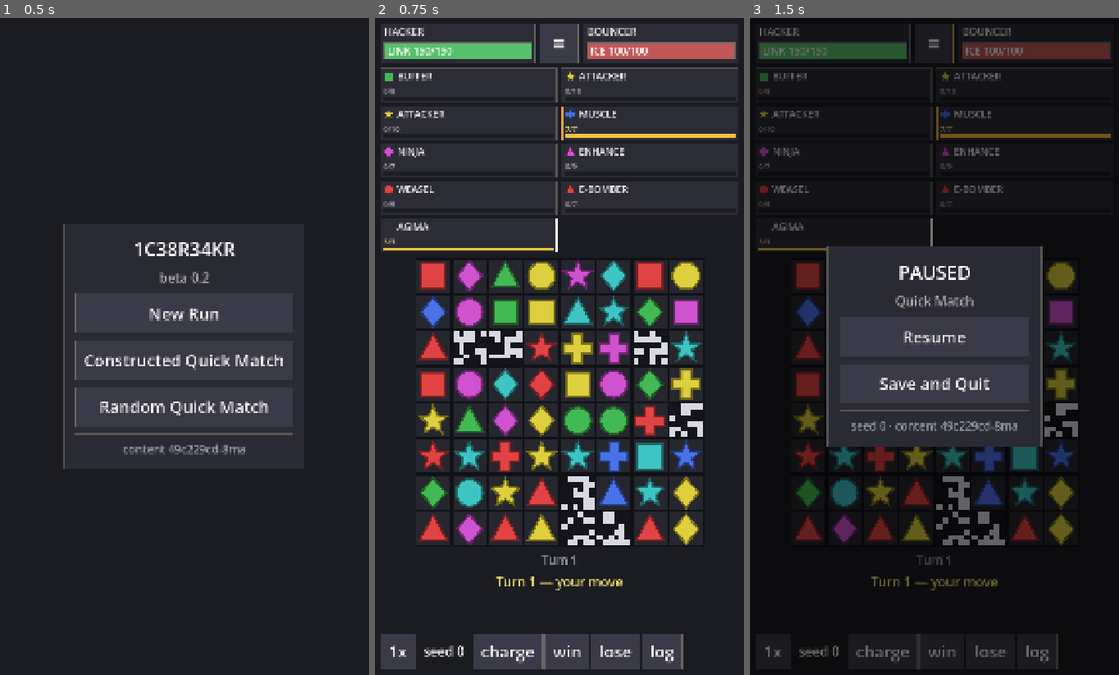
Above: before the commit, frames 1-3 (left to right).
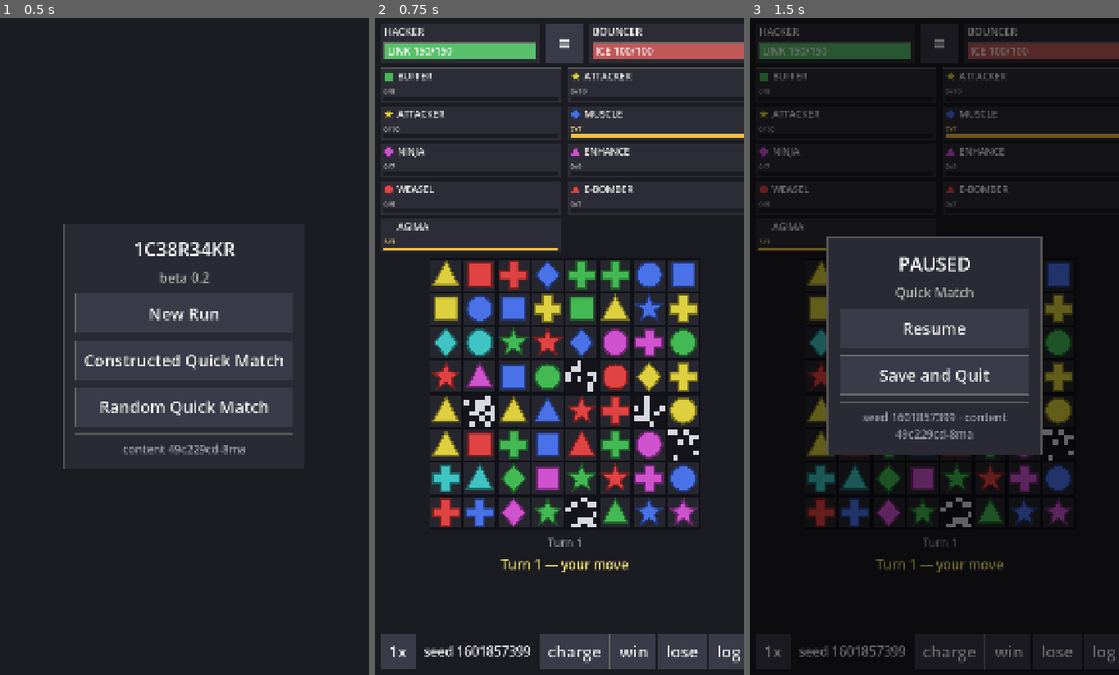
Above: after the commit, the same moments.

Repository: acpirate/1C38R34KR
Game: Godot game, scene res://scenes/main.tscn
The game is run twice, just before and just after one commit, with the same random seed, the same clock (stepped at 60 frames per second) and the same inputs.
Inputs:
- Up to frame 1 (0.5 s): no input
- Up to frame 2 (0.75 s): click "Random Quick Match" at 0.5 s
- Up to frame 3 (1.5 s): click "≡" at 1.25 s

Frame 1 is identical in both runs. In frame 2, 24% of the frame differs, in the area x 11-100%, y 0-100%; in frame 3, 16%.

Commit message:
Fix the two Beta 0.3 preflight issues for Phase A
F-001: the battle board no longer shifts on the first action. The board frame is the only vertically expanding child, so it absorbed the height that _turn_label and _message gained when they first got text. Both now reserve their final size up front, with the message height measured from the resolved theme font and its visible lines capped to match.

F-002: Quick Match and Run battles both draw a fresh gameplay seed instead of a fixed 0. The alpha passes no seed to either constructor. A pinned debug seed is now separate state from the seed in play, so Replay reproduces what was played, and the debug field starts empty because pre-filling it would silently re-pin the previous battle's seed.

The Random Quick Match record now carries setup_seed and gameplay_seed as separate fields; neither alone reproduces a match and merging them would recouple setup to gameplay randomness. Recorded as P-037 and P-038.

2908 headless tests pass, fast parity 150/150. Verified on the tablet: board top edge measured at y=670 before and after the status area grew, and the debug bar showed a random seed.

Co-Authored-By: Claude Opus 5 <noreply@anthropic.com>

Diff:
--- a/scenes/battle/battle_screen.gd
+++ b/scenes/battle/battle_screen.gd
@@ -50,6 +50,11 @@
 ## that happened was the only thing that happened.
 var _messages: Array[String] = []
 
+## How many scrollback lines are shown, and therefore how much vertical space is
+## reserved for them. One number so the trim in `_log` and the reserved height
+## cannot disagree — if they did, the board would start moving again (F-001).
+const MESSAGE_LINES := 4
+
 
 func setup(s: GameState) -> void:
 	state = s
@@ -157,6 +162,10 @@
 	_turn_label.horizontal_alignment = HORIZONTAL_ALIGNMENT_CENTER
 	_turn_label.add_theme_font_size_override("font_size", UiTheme.font_small())
 	_turn_label.add_theme_color_override("font_color", PacketStyle.TEXT_FAINT)
+	# F-001 — carry text from the start. An empty Label has no height, so the
+	# first render would otherwise GROW this row and steal the space from the
+	# board frame below, which is the only vertically expanding child.
+	_turn_label.text = "Turn 1"
 	root.add_child(_turn_label)
 
 	# A short scrollback rather than one overwritten line. A turn produces
@@ -166,11 +175,17 @@
 	_message = Label.new()
 	_message.horizontal_alignment = HORIZONTAL_ALIGNMENT_CENTER
 	_message.autowrap_mode = TextServer.AUTOWRAP_WORD_SMART
-	_message.custom_minimum_size.y = UiTheme.px(64)
 	_message.vertical_alignment = VERTICAL_ALIGNMENT_TOP
 	_message.add_theme_font_size_override("font_size", UiTheme.font_body())
 	_message.add_theme_color_override("font_color", PacketStyle.TEXT_STATUS)
+	# F-001 — the scrollback's height is FIXED at its full capacity rather than
+	# floored at a minimum. A minimum lets the label grow as lines accumulate,
+	# and every pixel it gains comes out of the board frame, which re-centres
+	# the Datastream inside its AspectRatioContainer. Capping the visible lines
+	# as well means overflow can never push past the reserved space either.
+	_message.max_lines_visible = MESSAGE_LINES
 	root.add_child(_message)
+	_message.custom_minimum_size.y = _reserved_message_height()
 
 	root.add_child(_build_debug_bar())
 
@@ -272,6 +287,21 @@
 	if _playing:
 		return
 	_pause_scrim.visible = not _pause_scrim.visible
+
+
+## The exact height `MESSAGE_LINES` of body text occupies, measured from the
+## resolved theme font rather than guessed from the font size — line height is
+## not the same as font size, and a guess that is close enough at one scale
+## stops being close enough at another.
+##
+## Falls back to a font-size multiple if the theme font cannot be resolved,
+## which keeps a headless or partially themed context from reserving nothing.
+func _reserved_message_height() -> int:
+	var size := UiTheme.font_body()
+	var font := _message.get_theme_font("font")
+	if font == null:
+		return int(size * 1.5) * MESSAGE_LINES
+	return font.get_height(size) * MESSAGE_LINES
 
 
 ## The safe area keeps status text and controls clear of a display cutout and
@@ -587,7 +617,7 @@
 ## Appends to the visible scrollback, keeping the most recent few lines.
 func _log(line: String) -> void:
 	_messages.append(line)
-	while _messages.size() > 4:
+	while _messages.size() > MESSAGE_LINES:
 		_messages.pop_front()
 	_message.text = "\n".join(_messages)
 
--- a/scenes/main.gd
+++ b/scenes/main.gd
@@ -25,7 +25,23 @@
 var _system_id := ""
 var _host_id := ""
 var _build: Array = []
-var _seed := 0
+
+## The gameplay seed of the battle IN PLAY. Recorded so Replay reproduces the
+## battle that was actually played rather than re-rolling a new one.
+var _gameplay_seed := 0
+
+## A seed the tester has PINNED through the debug field, or -1 for none.
+##
+## F-002: beta 0.1 used one `_seed` field initialised to 0 for both purposes, so
+## every battle in a release build — where the debug field does not exist —
+## started on the same board forever. The alpha never passes a seed at all and
+## draws a fresh one per battle; this restores that, while keeping the pinned
+## seed available as the diagnostic it was meant to be.
+##
+## The field starts EMPTY. A blank field means "roll one"; only a typed value
+## pins. Pre-populating it with the current seed would silently re-pin whatever
+## the last battle used, which is the behaviour being fixed.
+var _seed_override := -1
 
 ## The build the Quick Match currently IN PLAY is using.
 ##
@@ -458,11 +474,17 @@
 		seed_label.text = "seed"
 		seed_row.add_child(seed_label)
 		var seed_field := LineEdit.new()
-		seed_field.text = str(_seed)
+		# EMPTY means "roll a fresh seed", and the placeholder shows what the
+		# last battle actually used so it can be typed back in to reproduce it.
+		# Pre-filling the field would re-pin that seed silently, which is the
+		# F-002 behaviour being fixed.
+		seed_field.text = ""
+		seed_field.placeholder_text = "random (last: %d)" % _gameplay_seed
 		seed_field.size_flags_horizontal = Control.SIZE_EXPAND_FILL
 		# Seed entry is the highest-leverage diagnostic: it makes a battle
 		# observed on the phone reproducible in the headless harness.
-		seed_field.text_changed.connect(func(t): _seed = int(t))
+		seed_field.text_changed.connect(func(t):
+			_seed_override = int(t) if t.strip_edges() != "" else -1)
 		seed_row.add_child(seed_field)
 		_root.add_child(seed_row)
 
@@ -577,17 +599,32 @@
 # Battle
 # ---------------------------------------------------------------------------
 
+## The gameplay seed for a NEWLY started battle: the pinned one if the tester
+## typed a value, otherwise a fresh draw.
+##
+## Deliberately its own source, unrelated to setup RNG. Setup randomness picks
+## identities; this picks the board, and §17 requires the two never to feed each
+## other.
+func _next_gameplay_seed() -> int:
+	if _seed_override >= 0:
+		return _seed_override
+	return int(Session.make_setup_random()["seed"])
+
+
 ## Starts a CONSTRUCTED Quick Match from the build currently on the Build screen.
 func _start_battle() -> void:
 	_qm_build = _build.duplicate()
+	_gameplay_seed = _next_gameplay_seed()
 	_replay_battle()
 
 
-## Replays the Quick Match in play — same identities, same build, whatever
-## `_seed` now says. Used by both result-screen exits, so neither can drift from
-## what was actually played.
+## Replays the Quick Match in play — the same identities, the same build, and
+## the same gameplay seed. Used by both result-screen exits, so neither can
+## drift from what was actually played.
 func _replay_battle() -> void:
-	_enter_battle(Session.create_quick_match(_system_id, _host_id, _seed, _qm_build, {}, true))
+	_enter_battle(
+		Session.create_quick_match(_system_id, _host_id, _gameplay_seed, _qm_build, {}, true)
+	)
 
 
 ## A save written before accounting existed, or by a harness run that carried
@@ -665,7 +702,12 @@
 	# reproduce a visual bug: a fresh seed means a fresh board.
 	_button("Replay this seed", _replay_battle)
 	_button("New battle", func():
-		_seed += 1
+		# A new battle means a new board. With a seed pinned, step it so the
+		# tester still walks a reproducible sequence instead of replaying one
+		# board forever.
+		if _seed_override >= 0:
+			_seed_override += 1
+		_gameplay_seed = _next_gameplay_seed()
 		_replay_battle())
 	_button("Back to title", func(): _show_title(Content.fingerprint()))
 
@@ -675,7 +717,7 @@
 	stamp.horizontal_alignment = HORIZONTAL_ALIGNMENT_CENTER
 	stamp.autowrap_mode = TextServer.AUTOWRAP_WORD_SMART
 	stamp.add_theme_color_override("font_color", PacketStyle.TEXT_FAINT)
-	stamp.text = "seed %d · content %s" % [_seed, Content.fingerprint()]
+	stamp.text = "seed %d · content %s" % [_gameplay_seed, Content.fingerprint()]
 	_root.add_child(stamp)
 
 	if _finished_state != null and _finished_state.metrics != null:
@@ -1049,7 +1091,12 @@
 		_show_pending_boss_battle()
 		return
 
-	var state := Session.create_run_battle(_run, _seed)
+	# F-002 applies to Run battles too. The alpha does not pass a seed to
+	# `createRunBattle` either, so every Run battle draws a fresh board; beta
+	# 0.1's fixed seed would otherwise have made all four battles of every Run
+	# identical in a release build.
+	_gameplay_seed = _next_gameplay_seed()
+	var state := Session.create_run_battle(_run, _gameplay_seed)
 	if state == null:
 		return
 	SessionLog.battle_started(_run, state.battle_id)
@@ -1154,12 +1201,14 @@
 	var rolled := Session.random_quick_match_setup(seeded["rng"])
 	_system_id = str(rolled["system_id"])
 	_host_id = str(rolled["host_id"])
+	# The ROLLED build becomes the one in play; the gameplay seed is drawn
+	# separately so setup and gameplay randomness stay independent (§17).
+	_gameplay_seed = _next_gameplay_seed()
 	SessionLog.quick_random_rolled(
-		int(seeded["seed"]), _system_id, _host_id, rolled["build"]
+		int(seeded["seed"]), _gameplay_seed, _system_id, _host_id, rolled["build"]
 	)
-	# The ROLLED build becomes the one in play, while `_build` — the remembered
-	# constructed build — is left untouched. Both halves matter: replaying must
-	# use what was played, and a random match must not overwrite the build the
-	# player assembled by hand.
+	# `_build` — the remembered constructed build — is left untouched. Both
+	# halves matter: replaying must use what was played, and a random match must
+	# not overwrite the build the player assembled by hand.
 	_qm_build = (rolled["build"] as Array).duplicate()
 	_replay_battle()
--- a/scripts/logic/session_log.gd
+++ b/scripts/logic/session_log.gd
@@ -193,9 +193,18 @@
 
 ## The rolled setup, with the seed that produced it. Random Quick Match has no
 ## Run, so `run` is 0 and the setup seed carries the reproducibility instead.
-static func quick_random_rolled(setup_seed: int, system_id: String, host_id: String, build: Array) -> void:
+## BOTH seeds are recorded, and they are deliberately separate fields.
+##
+## `setup_seed` reproduces the SELECTION — which build, System, and HOST were
+## rolled. `gameplay_seed` reproduces the BOARD. Conflating them into one number
+## would reintroduce exactly the coupling §17 forbids, and neither one alone
+## reproduces the match.
+static func quick_random_rolled(
+	setup_seed: int, gameplay_seed: int, system_id: String, host_id: String, build: Array
+) -> void:
 	_emit(QUICK_RANDOM_ROLLED, 0, {
 		"setup_seed": setup_seed,
+		"gameplay_seed": gameplay_seed,
 		"system_id": system_id,
 		"host_id": host_id,
 		"build": build.duplicate(),
--- a/tests/test_session_log.gd
+++ b/tests/test_session_log.gd
@@ -140,7 +140,7 @@
 	LogStore.clear()
 	var rng := Rng.new(4242)
 	var rolled := Session.random_quick_match_setup(rng)
-	SessionLog.quick_random_rolled(4242, rolled["system_id"], rolled["host_id"], rolled["build"])
+	SessionLog.quick_random_rolled(4242, 777, rolled["system_id"], rolled["host_id"], rolled["build"])
 
 	var records := _of(_read(SessionLog.STREAM), SessionLog.QUICK_RANDOM_ROLLED)
 	t.eq("the roll is recorded", records.size(), 1)
@@ -148,6 +148,12 @@
 	# in place of the run seed.
 	t.eq("no Run is claimed", int(records[0]["run"]), 0)
 	t.eq("the setup seed is recorded", int(records[0]["setup_seed"]), 4242)
+	# F-002 — both seeds, in separate fields. The setup seed reproduces the
+	# SELECTION and the gameplay seed reproduces the BOARD; neither alone
+	# reproduces the match, and merging them would recouple setup to gameplay
+	# randomness in exactly the way §17 forbids.
+	t.eq("the gameplay seed is recorded too", int(records[0]["gameplay_seed"]), 777)
+	t.check("and they are distinct fields", records[0]["setup_seed"] != records[0]["gameplay_seed"])
 	t.eq("System", str(records[0]["system_id"]), str(rolled["system_id"]))
 	t.eq("HOST", str(records[0]["host_id"]), str(rolled["host_id"]))
 	t.eq("build", records[0]["build"], rolled["build"])
Not shown, changed: staging/port-notes.md
